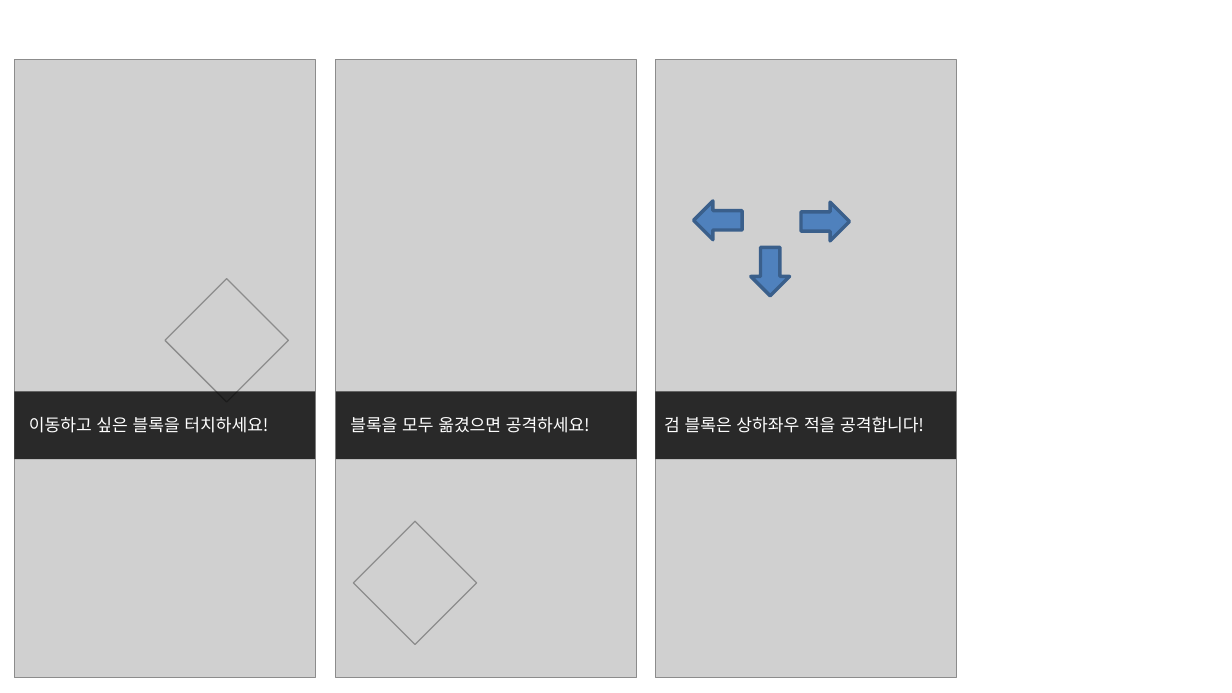
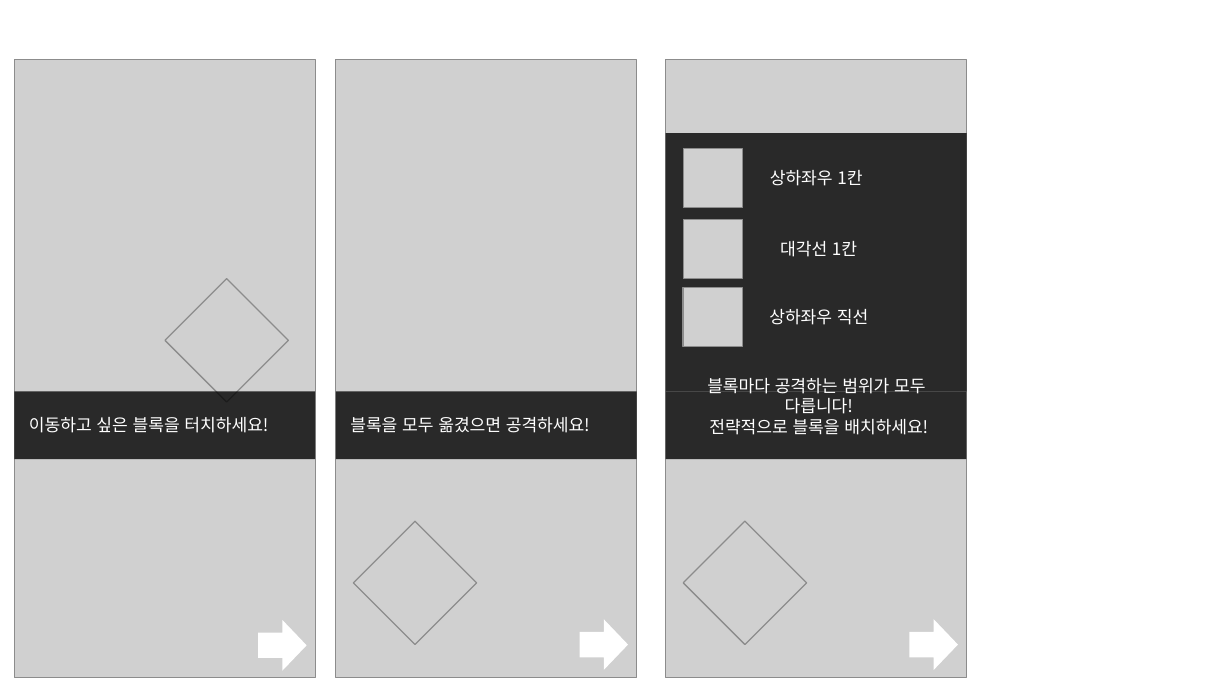
Before and after one commit to PenguinPistol/Sliding_Puzzle_Battle, a slide deck: slide 6 of 기획서/Slide Puzzle Battle Tutorial.pptx. Drawn at 1232x693 pixels with LibreOffice and Linux fonts; fonts in the diff are those of the drawing; grey boxes stand for pictures. Boxes give left, top, right and bottom in pixels: in the first picture for what was removed or moved away, otherwise in the second. Text is boxed around its words. In the diff, an @@ line names an element or a change of style, - is before the commit and + after.

```diff
--- a/기획서/Slide Puzzle Battle Tutorial.pptx
+++ b/기획서/Slide Puzzle Battle Tutorial.pptx
@@ picture: place and size @@
-picture at bbox=[655, 59, 956, 678]
+picture at bbox=[665, 59, 966, 678]
@@ rectangle added at bbox=[665, 133, 966, 392], fill #000000 at 80% opacity @@
@@ picture added at bbox=[684, 149, 743, 208] @@
@@ text added at bbox=[770, 170, 862, 186], 10 pt, text #FFFFFF @@
+상하좌우 1칸
@@ left arrow removed at bbox=[694, 201, 742, 239] @@
@@ left arrow removed at bbox=[801, 202, 849, 240] @@
@@ picture added at bbox=[684, 219, 743, 278] @@
@@ left arrow removed at bbox=[752, 248, 790, 296] @@
@@ text added at bbox=[780, 241, 857, 257], 10 pt, text #FFFFFF @@
+대각선 1칸
@@ picture added at bbox=[684, 288, 743, 347] @@
@@ text added at bbox=[769, 309, 868, 325], 10 pt, text #FFFFFF @@
+상하좌우 직선
@@ text added at bbox=[707, 378, 928, 435], 10 pt, text #FFFFFF @@
+블록마다 공격하는 범위가 모두
+다릅니다!
+전략적으로 블록을 배치하세요!
@@ text removed at bbox=[664, 416, 924, 433] @@
-검 블록은 상하좌우 적을 공격합니다!
@@ rectangle: place and size @@
-rectangle at bbox=[655, 392, 956, 460]
+rectangle at bbox=[665, 392, 966, 460]
@@ picture added at bbox=[683, 521, 807, 645] @@
@@ down arrow added at bbox=[259, 620, 307, 670], fill #FFFFFF @@
@@ down arrow added at bbox=[580, 620, 628, 670], fill #FFFFFF @@
@@ down arrow added at bbox=[909, 620, 957, 670], fill #FFFFFF @@
```
Also in this commit, not shown: 3 other slides changed.
